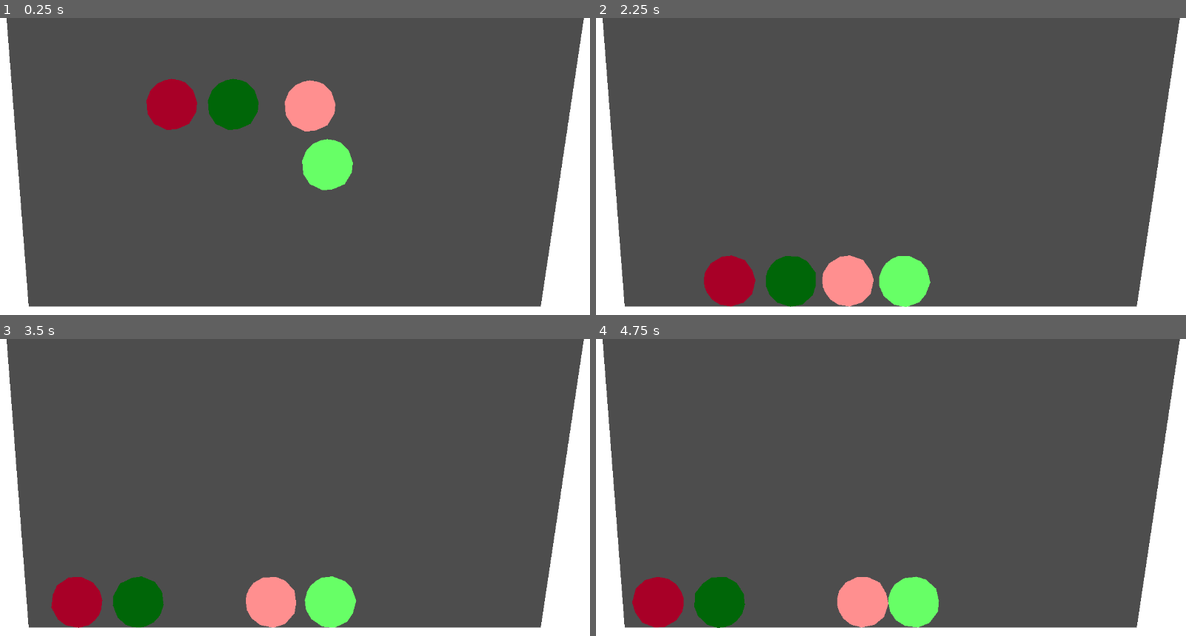
Above: before the commit, frames 1-4 (two rows, left to right).
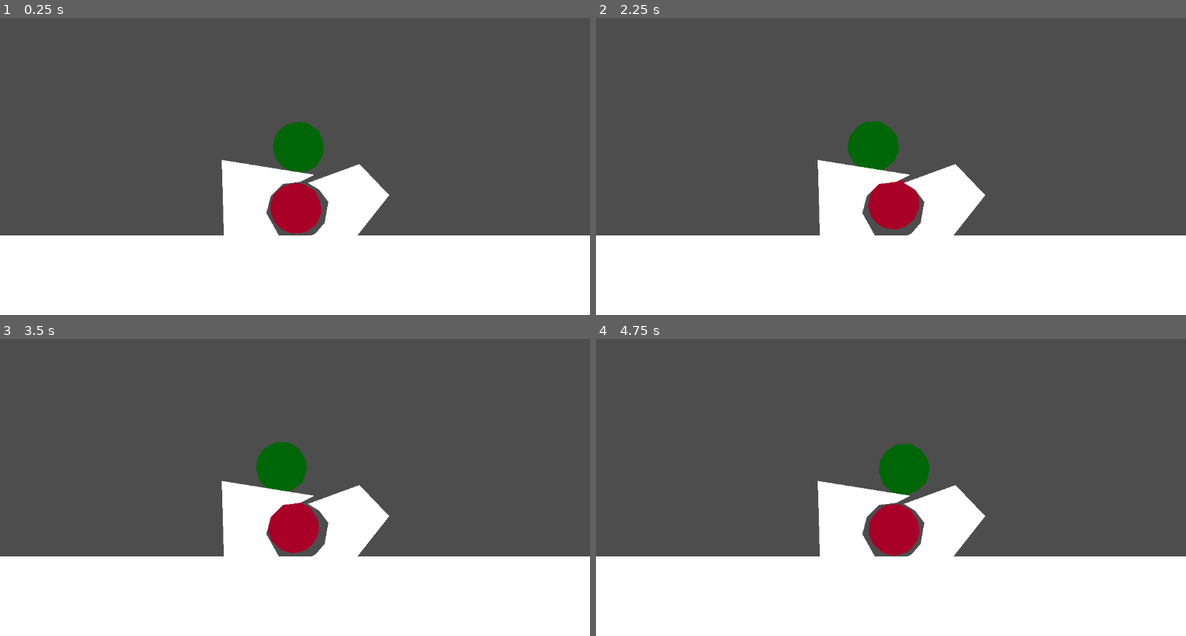
Above: after the commit, the same moments.

Repository: aeriab/testing-joints
Game: Godot game, scene res://rope_with_spring_testing.tscn
Same seed, same stepped clock (60 frames per second), same inputs: the game is played once before the commit and once after it. Before the commit the project starts from res://game.tscn.
Inputs (mouse positions are in pixels of both pictures, inside the frame that each line leads up to):
- Up to frame 1 (0.25 s): no input
- Up to frame 2 (2.25 s): move the mouse to (1020, 166) at 0.52 s; click (1020, 166) at 0.6 s; move the mouse to (773, 199) at 1.27 s; click (773, 199) at 1.35 s; move the mouse to (950, 110) at 2.02 s; click (950, 110) at 2.1 s
- Up to frame 3 (3.5 s): move the mouse to (265, 570) at 2.77 s; click (265, 570) at 2.85 s
- Up to frame 4 (4.75 s): move the mouse to (1068, 552) at 3.52 s; click (1068, 552) at 3.6 s; move the mouse to (714, 454) at 4.27 s; click (714, 454) at 4.35 s

The runs differ from the first frame. In frame 1, 36% of the frame differs, in the area x 0-100%, y 0-98%; in frame 2, 32%; in frame 3, 32%; in frame 4, 32%.

Commit message:
Global custom solver bias variable discovered

Diff:
--- /dev/null
+++ b/Global.gd
@@ -0,0 +1,3 @@
+extends Node
+
+var custom_solver_bias: float = 1.2
--- /dev/null
+++ b/collision_shape_2d.gd
@@ -0,0 +1,4 @@
+extends CollisionShape2D
+
+func _ready() -> void:
+	shape.custom_solver_bias = Global.custom_solver_bias
--- a/project.godot
+++ b/project.godot
@@ -11,9 +11,13 @@
 [application]
 
 config/name="TestingJoints"
-run/main_scene="uid://cc4u3thvhbqw"
+run/main_scene="uid://b3bxrtas7dkbl"
 config/features=PackedStringArray("4.6", "GL Compatibility")
 config/icon="res://icon.svg"
+
+[autoload]
+
+Global="*uid://duw10m1mxbnpp"
 
 [dotnet]
 
@@ -34,6 +38,7 @@
 [physics]
 
 3d/physics_engine="Jolt Physics"
+2d/solver/default_contact_bias=1.0
 
 [rendering]
 
--- /dev/null
+++ b/rope_with_spring_testing.tscn
@@ -0,0 +1,93 @@
+[gd_scene format=3 uid="uid://b3bxrtas7dkbl"]
+
+[ext_resource type="PackedScene" uid="uid://dxj85me75a643" path="res://rope_joint.tscn" id="1_2emv1"]
+[ext_resource type="Script" uid="uid://bah8jc41ddcu4" path="res://Ball.gd" id="1_s0apg"]
+[ext_resource type="Script" uid="uid://d028kntj6s5op" path="res://collision_shape_2d.gd" id="2_1fu6y"]
+[ext_resource type="Script" uid="uid://f6j5hbntab62" path="res://damped_spring_joint_2d.gd" id="2_s0apg"]
+[ext_resource type="Script" uid="uid://d3tattyyqyiuy" path="res://magic_force.gd" id="3_1fu6y"]
+
+[sub_resource type="WorldBoundaryShape2D" id="WorldBoundaryShape2D_ub10y"]
+
+[sub_resource type="CircleShape2D" id="CircleShape2D_8wj8s"]
+custom_solver_bias = 1.0
+radius = 50.0
+
+[node name="RopeWithSpringTesting" type="Node2D" unique_id=196862000]
+
+[node name="StaticBody2D" type="StaticBody2D" parent="." unique_id=1730901707]
+position = Vector2(1, 102)
+
+[node name="CollisionShape2D" type="CollisionShape2D" parent="StaticBody2D" unique_id=1031783922]
+shape = SubResource("WorldBoundaryShape2D_ub10y")
+
+[node name="Polygon2D" type="Polygon2D" parent="StaticBody2D" unique_id=1717756784]
+polygon = PackedVector2Array(-150, 0, 0, 0, 3189, 0, 3189, 1851, -4639, 1766, -4647, 1)
+
+[node name="GroupWithJoint2" type="Node2D" parent="." unique_id=513464262]
+position = Vector2(0, 52)
+rotation = -1.5707964
+
+[node name="RigidBody2D" type="RigidBody2D" parent="GroupWithJoint2" unique_id=2086400407 groups=["physics_bodies"]]
+continuous_cd = 2
+script = ExtResource("1_s0apg")
+
+[node name="CollisionShape2D" type="CollisionShape2D" parent="GroupWithJoint2/RigidBody2D" unique_id=1711699781]
+shape = SubResource("CircleShape2D_8wj8s")
+script = ExtResource("2_1fu6y")
+
+[node name="Polygon2D" type="Polygon2D" parent="GroupWithJoint2/RigidBody2D" unique_id=87518979]
+color = Color(0.65953535, 0, 0.15413767, 1)
+polygon = PackedVector2Array(0, -50, -12, -48, -28, -41, -41, -28, -49, -8, -47, 18, -34, 38, -9, 50, 11, 48, 34, 38, 48, 15, 50, -4, 42, -28, 27, -43, 14, -48)
+
+[node name="RigidBody2D2" type="RigidBody2D" parent="GroupWithJoint2" unique_id=1336906758 groups=["physics_bodies"]]
+position = Vector2(120, 0)
+continuous_cd = 2
+script = ExtResource("1_s0apg")
+
+[node name="CollisionShape2D" type="CollisionShape2D" parent="GroupWithJoint2/RigidBody2D2" unique_id=1063456013]
+shape = SubResource("CircleShape2D_8wj8s")
+script = ExtResource("2_1fu6y")
+
+[node name="Polygon2D" type="Polygon2D" parent="GroupWithJoint2/RigidBody2D2" unique_id=244287365]
+color = Color(5.174056e-06, 0.40183163, 0.032646608, 1)
+polygon = PackedVector2Array(0, -50, -12, -48, -28, -41, -41, -28, -49, -8, -47, 18, -34, 38, -9, 50, 11, 48, 34, 38, 48, 15, 50, -4, 42, -28, 27, -43, 14, -48)
+
+[node name="RopeJoint" parent="GroupWithJoint2" unique_id=1324285322 node_paths=PackedStringArray("body1", "body2") instance=ExtResource("1_2emv1")]
+body1 = NodePath("../RigidBody2D")
+body2 = NodePath("../RigidBody2D2")
+max_distance = 120.0
+
+[node name="DampedSpringJoint2D" type="DampedSpringJoint2D" parent="GroupWithJoint2" unique_id=79540056]
+rotation = -1.5707964
+node_a = NodePath("../RigidBody2D")
+node_b = NodePath("../RigidBody2D2")
+bias = 0.9
+disable_collision = false
+length = 120.0
+stiffness = 64.0
+damping = 0.5
+script = ExtResource("2_s0apg")
+stiff_float = 500.0
+
+[node name="MagicForce" type="Node2D" parent="." unique_id=741465944]
+script = ExtResource("3_1fu6y")
+force_strength = 99999.0
+
+[node name="Camera2D" type="Camera2D" parent="." unique_id=386689480]
+
+[node name="StaticBody2D2" type="StaticBody2D" parent="." unique_id=94885239]
+
+[node name="CollisionPolygon2D" type="CollisionPolygon2D" parent="StaticBody2D2" unique_id=1593573355]
+polygon = PackedVector2Array(-24, 2, -47, 24, -56, 58, -32, 101, -49, 133, -138, 131, -143, -46, 13.199341, -21.24707, 40, -17, 12, -3)
+
+[node name="Polygon2D" type="Polygon2D" parent="StaticBody2D2" unique_id=1721465434]
+polygon = PackedVector2Array(-23, 1, -47, 24, -56, 58, -32, 101, -49, 133, -138, 131, -143, -46, 38, -17, 10, -3)
+
+[node name="StaticBody2D3" type="StaticBody2D" parent="." unique_id=1043847077]
+position = Vector2(8, -3)
+
+[node name="CollisionPolygon2D" type="CollisionPolygon2D" parent="StaticBody2D3" unique_id=1926629901]
+polygon = PackedVector2Array(17, 2, 39, 15, 57, 39, 50, 80, 32, 101, 6, 113, 87, 139, 176, 26, 118, -35)
+
+[node name="Polygon2D" type="Polygon2D" parent="StaticBody2D3" unique_id=441293279]
+polygon = PackedVector2Array(17, 2, 39, 15, 57, 39, 50, 80, 32, 101, 6, 113, 87, 139, 176, 26, 118, -35)
Not shown, added: Global.gd.uid
Not shown, added: collision_shape_2d.gd.uid
